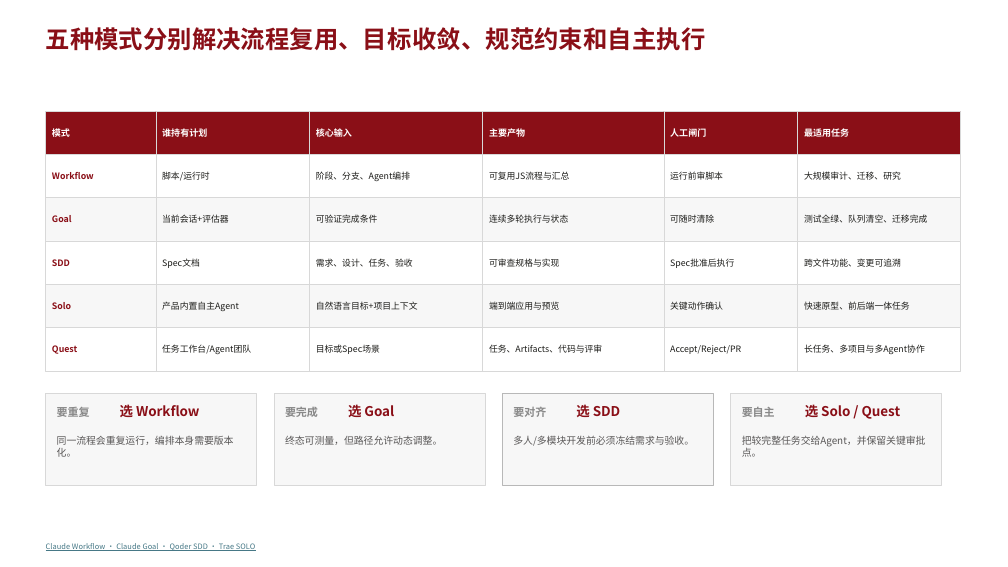
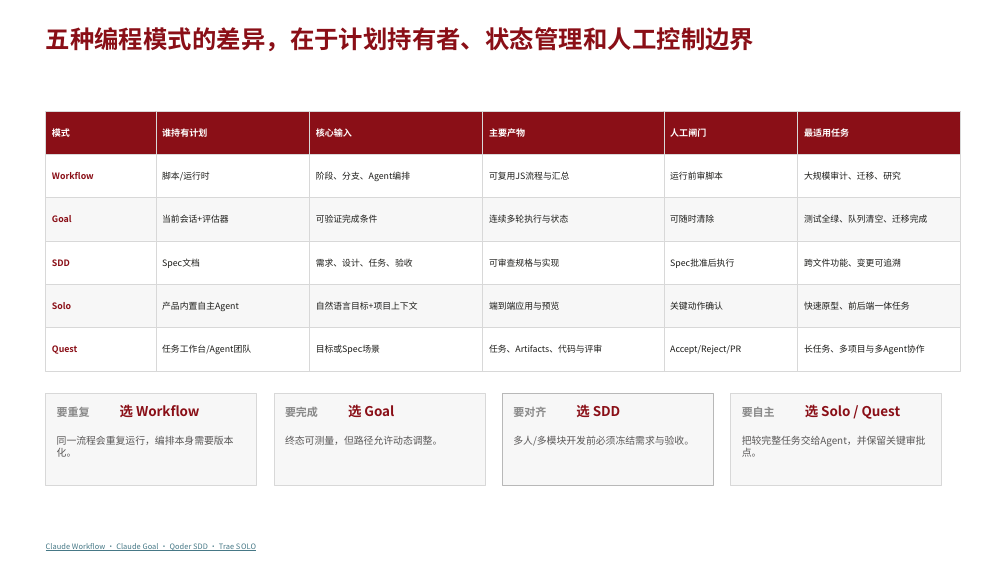
Before and after one commit to peter-liu1997/ai-solution-reports, a slide deck: slide 7 of AI-Coding-工具能力赋能-16页华为企业方案风格版.pptx. Drawn at 1008x567 pixels with LibreOffice and Linux fonts; fonts in the diff are those of the drawing. Boxes give left, top, right and bottom in pixels: in the first picture for what was removed or moved away, otherwise in the second. Text is boxed around its words. In the diff, an @@ line names an element or a change of style, - is before the commit and + after.

```diff
--- a/AI-Coding-工具能力赋能-16页华为企业方案风格版.pptx
+++ b/AI-Coding-工具能力赋能-16页华为企业方案风格版.pptx
@@ text at <box>46,27,755,51</box>: text changed @@
-五种模式分别解决流程复用、目标收敛、规范约束和自主执行
+五种编程模式的差异，在于计划持有者、状态管理和人工控制边界
```
Also in this commit, not shown: 9 other slides changed, 2 slides added, 2 slides removed.
